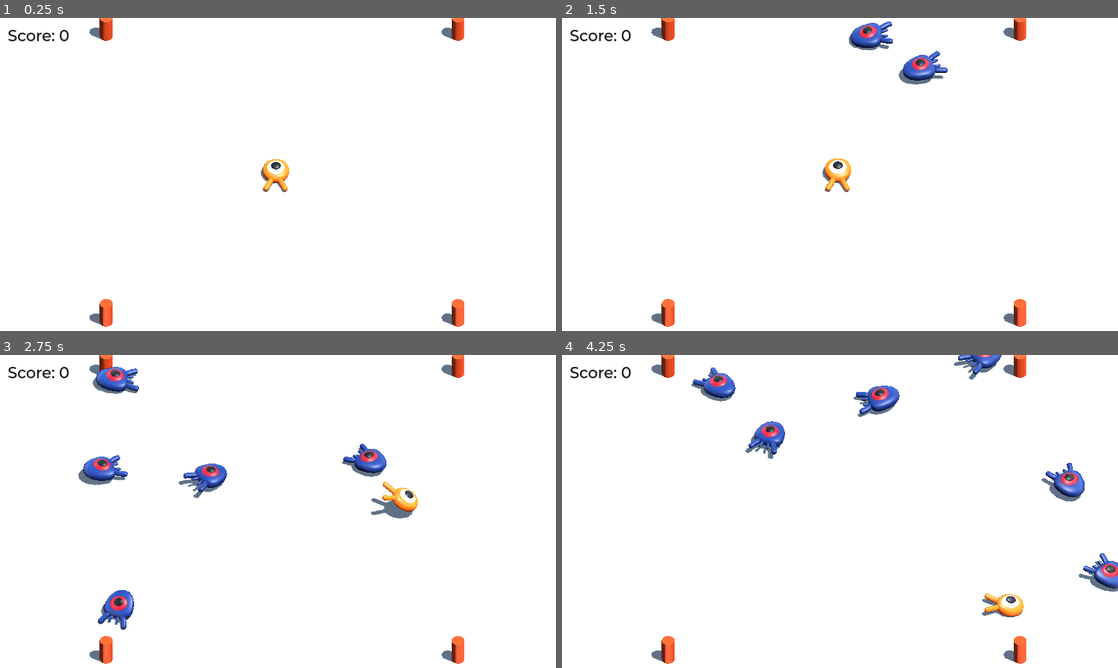
Above: before the commit, frames 1-4 (two rows, left to right).
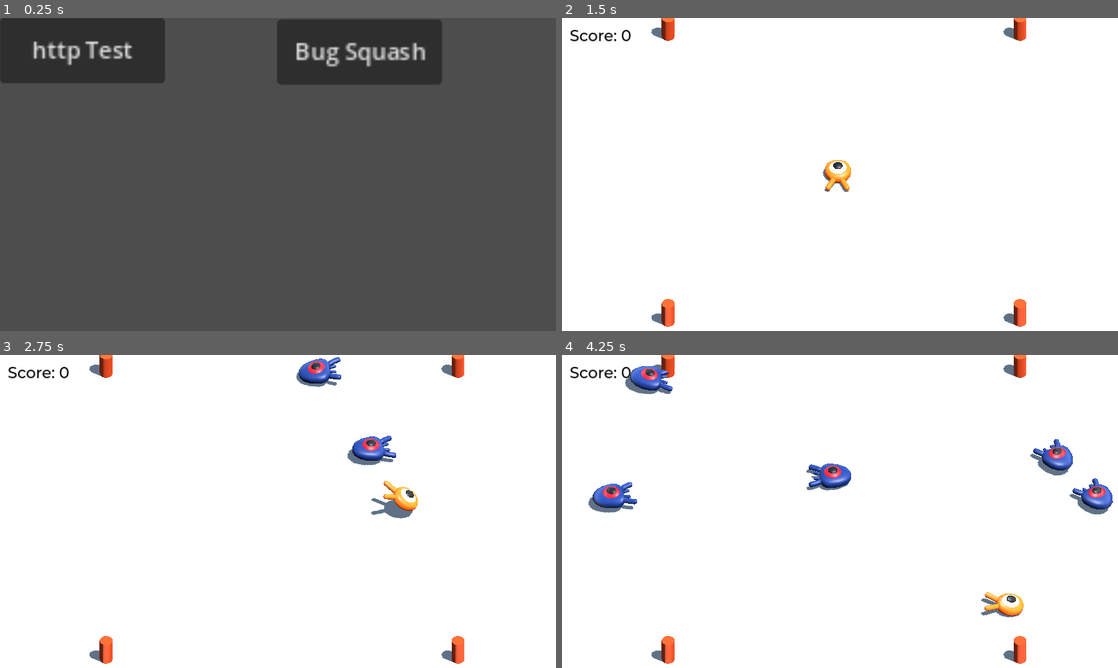
Above: after the commit, the same moments.

Repository: lip77us/amplify-godot-engine-template
Game: Godot game, scene res://super_main.tscn
The game is run twice, just before and just after one commit, with the same random seed, the same clock (stepped at 60 frames per second) and the same inputs. Before the commit the project starts from res://Main.tscn.
Inputs (mouse positions are in pixels of both pictures, inside the frame that each line leads up to):
- Up to frame 1 (0.25 s): no input
- Up to frame 2 (1.5 s): click (645, 49) at 0.5 s, where only the run after the commit has a clickable "http Test"; click (923, 52) at 1.25 s, where only the run after the commit has a clickable "Bug Squash"
- Up to frame 3 (2.75 s): tap Enter (ui_accept) at 2 s; hold Right (move_right) from 2.03 s (still down); tap Space (jump) at 2.27 s
- Up to frame 4 (4.25 s): release Right (move_right) at 2.78 s; hold Down (move_back) 2.78-3.53 s; tap Space (jump) at 3.02 s; hold Right (move_right) from 3.53 s (still down)

The runs differ from the first frame. In frame 1, 100% of the frame differs, in the area x 0-100%, y 0-100%; in frame 2, 1.2%; in frame 3, 3.7%; in frame 4, 5.9%.

Commit message:
Added button switcher
New default is super_main

Diff:
--- a/game/project.godot
+++ b/game/project.godot
@@ -15,7 +15,7 @@
 
 This is a finished version of the game featured in the \"Your first 3D game\"
 tutorial in the official documentation."
-run/main_scene="res://Main.tscn"
+run/main_scene="res://super_main.tscn"
 config/features=PackedStringArray("4.3")
 config/icon="res://icon.webp"
 
--- /dev/null
+++ b/game/super_main.gd
@@ -0,0 +1,22 @@
+extends Node
+
+
+# Called when the node enters the scene tree for the first time.
+func _ready() -> void:
+	pass # Replace with function body.
+
+
+# Called every frame. 'delta' is the elapsed time since the previous frame.
+func _process(delta: float) -> void:
+	pass
+
+
+func _on_button_pressed() -> void:
+	print("Http Test") # Replace with function body.
+
+
+func _on_button_2_pressed() -> void:
+	var bugs = preload("res://Main.tscn").instantiate()
+	add_child(bugs)
+	$Button.visible = false
+	$Button2.visible = false
--- /dev/null
+++ b/game/super_main.tscn
@@ -0,0 +1,23 @@
+[gd_scene load_steps=2 format=3 uid="uid://c1qwdqjnjycvv"]
+
+[ext_resource type="Script" path="res://super_main.gd" id="1_wlkx1"]
+
+[node name="super_main" type="Node"]
+script = ExtResource("1_wlkx1")
+
+[node name="Button" type="Button" parent="."]
+offset_right = 114.0
+offset_bottom = 45.0
+scale = Vector2(3, 3)
+text = "http Test"
+
+[node name="Button2" type="Button" parent="."]
+offset_left = 574.0
+offset_top = 3.0
+offset_right = 688.0
+offset_bottom = 48.0
+scale = Vector2(3, 3)
+text = "Bug Squash"
+
+[connection signal="pressed" from="Button" to="." method="_on_button_pressed"]
+[connection signal="pressed" from="Button2" to="." method="_on_button_2_pressed"]
Not shown, changed: game/art/mob.glb.import
Not shown, changed: game/art/player.glb.import
Not shown, changed: game/fonts/Montserrat-Medium.ttf.import
